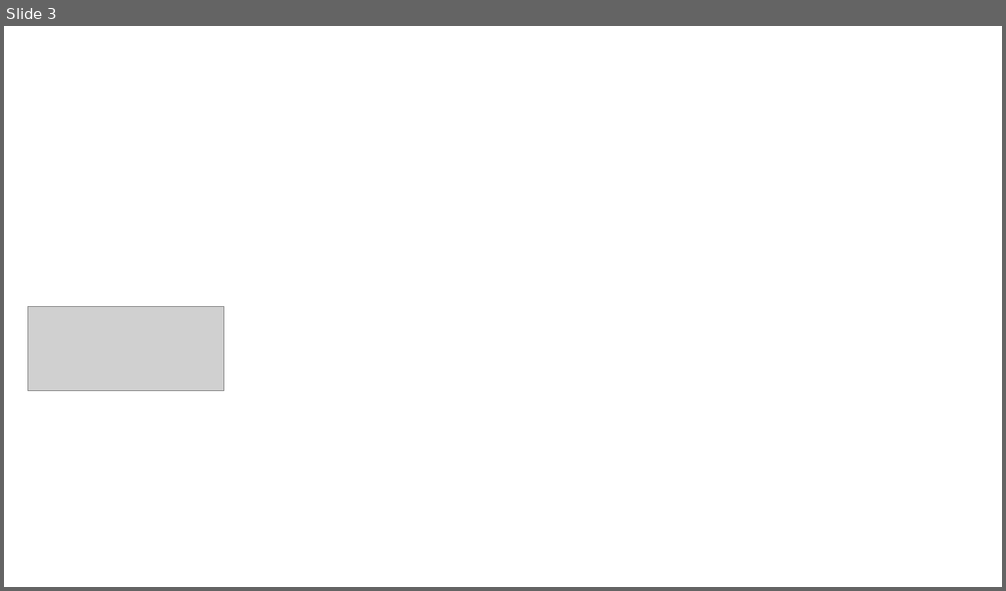
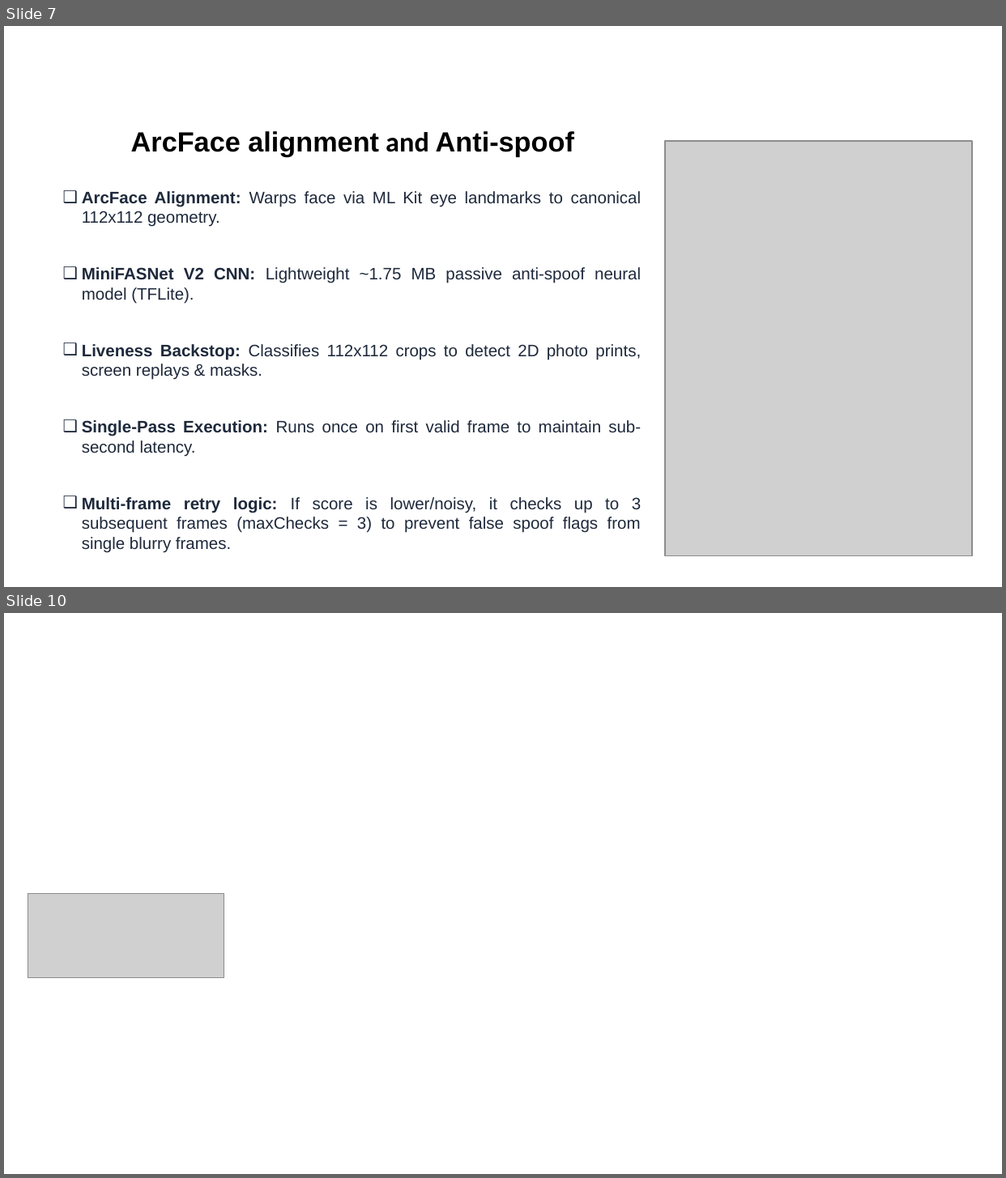
Before and after one commit to KRISHNA-BHAGAVAN/datalake-face-auth, a slide deck: NHAI_Hackathon_Pitch.pptx. Shown one above the other, each under a label of ours: slide 3 before the commit, slides 7 and 10 after it; the slides between them are not shown. The pictures are 1006x591 and 1006x1178 pixels, drawn with LibreOffice and Linux fonts; fonts in the diff are those of the drawing; grey boxes stand for pictures; background and template pictures are left out. Boxes give left, top, right and bottom in pixels: in the first picture for what was removed or moved away, otherwise in the second. Text is boxed around its words. In the diff, an @@ line names an element or a change of style, - is before the commit and + after.

```diff
--- a/NHAI_Hackathon_Pitch.pptx
+++ b/NHAI_Hackathon_Pitch.pptx
@@ slide 7 added at box(4, 26, 1002, 587), background #FFFFFF @@
@@ text added at box(131, 131, 574, 156), 20 pt, text #000000, bold @@
+ArcFace alignment and Anti-spoof
@@ picture added at box(665, 141, 972, 556) @@
@@ text added at box(82, 191, 641, 553), 12 pt, text #1E293B @@
+❑ ArcFace Alignment: Warps face via ML Kit eye landmarks to canonical 112x112 geometry.
+❑ MiniFASNet V2 CNN: Lightweight ~1.75 MB passive anti-spoof neural model (TFLite).
+❑ Liveness Backstop: Classifies 112x112 crops to detect 2D photo prints, screen replays & masks.
+❑ Single-Pass Execution: Runs once on first valid frame to maintain sub-second latency.
+❑ Multi-frame retry logic: If score is lower/noisy, it checks up to 3 subsequent frames (maxChecks = 3) to prevent false spoof flags from single blurry frames.
@@ what was slide 3 is now slide 10 @@
```
Also in this commit, not shown: 6 other slides added, 2 slides removed.
